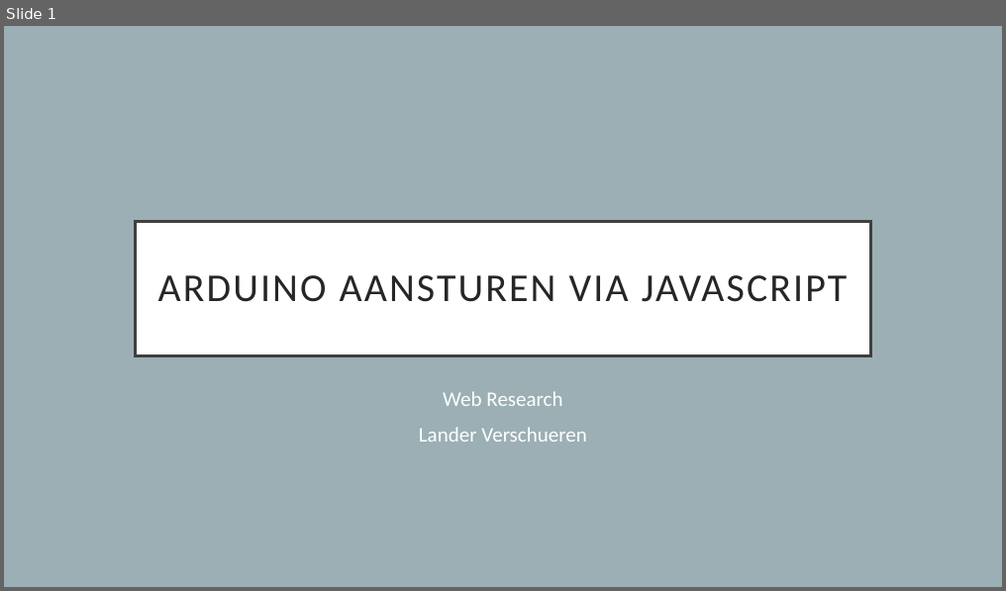
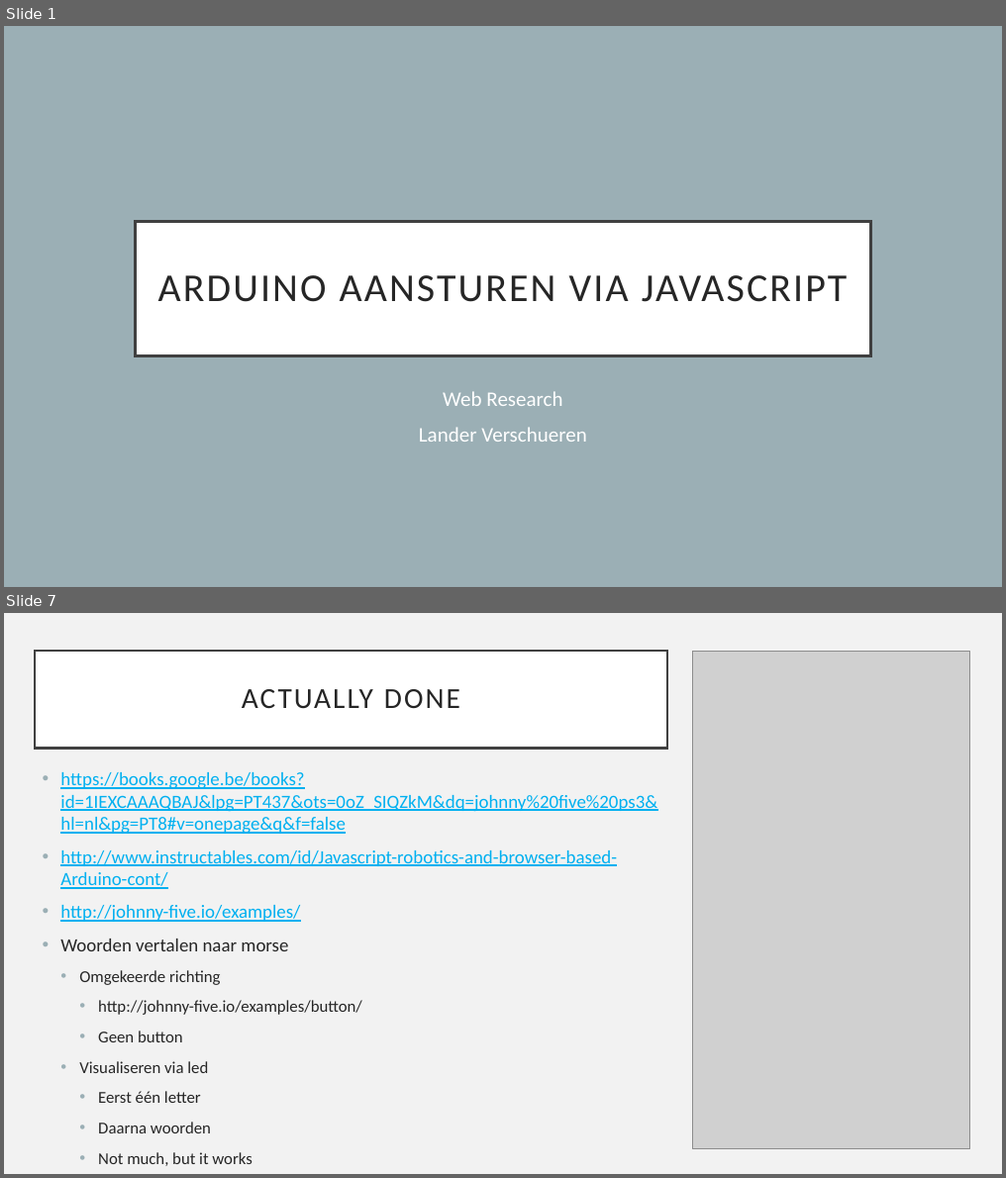
Before and after one commit to LanderVerschueren/Web-Research, a slide deck: Proof of Concept/ppt/arduino.pptx. Shown one above the other, each under a label of ours: slide 1 before the commit, slides 1 and 7 after it; the slides between them are not shown. The pictures are 1006x591 and 1006x1178 pixels, drawn with LibreOffice and Linux fonts; fonts in the diff are those of the drawing; grey boxes stand for pictures. Boxes give left, top, right and bottom in pixels: in the first picture for what was removed or moved away, otherwise in the second. Text is boxed around its words. In the diff, an @@ line names an element or a change of style, - is before the commit and + after.

```diff
--- a/Proof of Concept/ppt/arduino.pptx
+++ b/Proof of Concept/ppt/arduino.pptx
@@ slide 7 added at (4, 613, 1002, 1174), background #F2F2F2 @@
@@ title added at (35, 651, 667, 748), fill #FFFFFF, outline #404040 2.5 pt, 28 pt, text #262626 @@
+ACTUALLY DONE
@@ picture added at (693, 651, 969, 1149) @@
@@ text added at (60, 772, 657, 1166), 18 pt, text #00B0F0, underline @@
+• https://books.google.be/books?id=1IEXCAAAQBAJ&lpg=PT437&ots=0oZ_SIQZkM&dq=johnny%20five%20ps3&hl=nl&pg=PT8#v=onepage&q&f=false
+• http://www.instructables.com/id/Javascript-robotics-and-browser-based-Arduino-cont/
+• http://johnny-five.io/examples/
+• Woorden vertalen naar morse
+  • Omgekeerde richting
+    • http://johnny-five.io/examples/button/
+    • Geen button
+  • Visualiseren via led
+    • Eerst één letter
+    • Daarna woorden
+    • Not much, but it works
```
Also in this commit, not shown: 2 slides changed, 3 other slides added, 2 slides removed, 18 other files.
